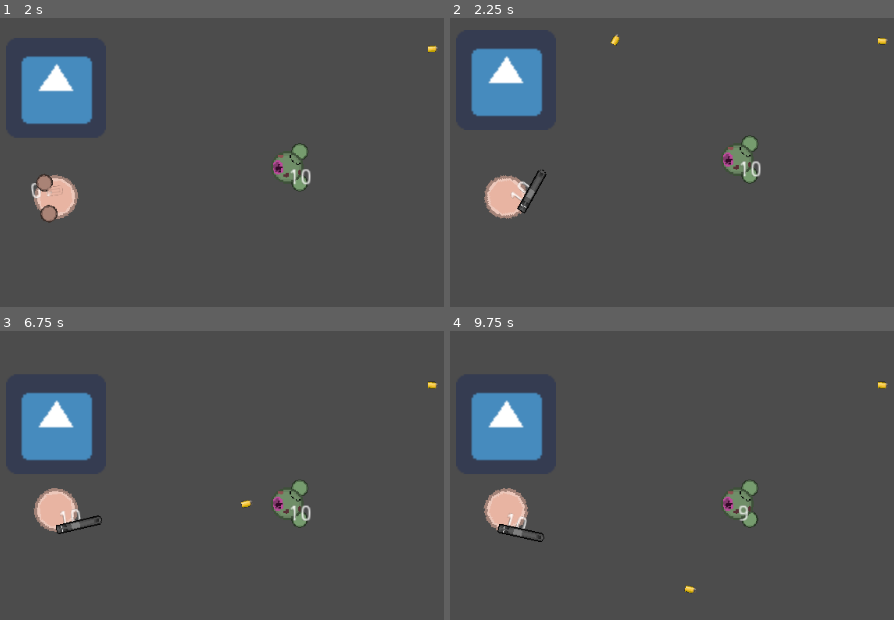
Above: before the commit, frames 1-4 (two rows, left to right).
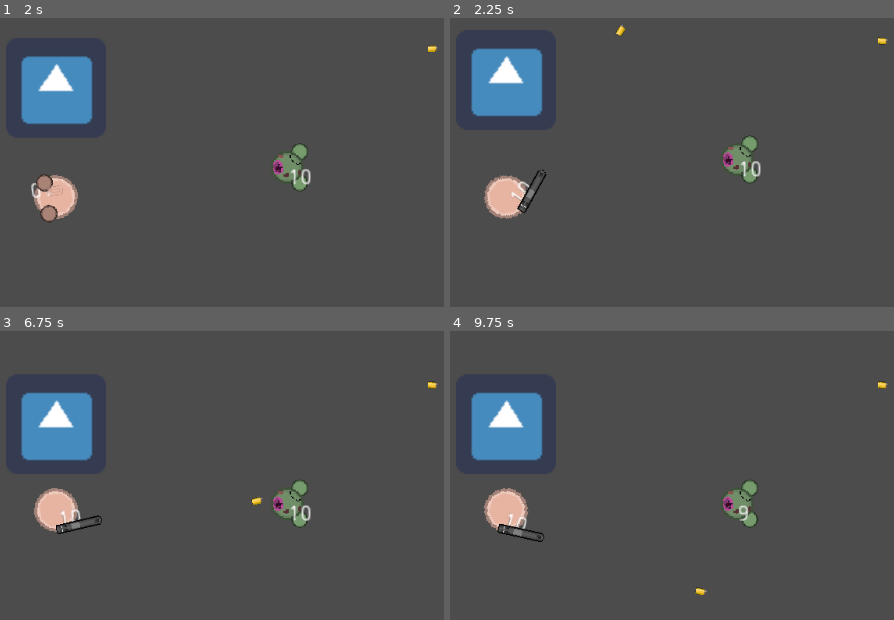
Above: after the commit, the same moments.

Repository: Panda248/Hu-Yang-Yoyale
Game: Godot game, scene res://World.tscn
The game is run twice, just before and just after one commit, with the same random seed, the same clock (stepped at 60 frames per second) and the same inputs. The engine's default icon, where the game draws it, is replaced by a stand-in: a white triangle on a blue panel in a dark square.
Inputs (mouse positions are in pixels of both pictures, inside the frame that each line leads up to):
- Up to frame 1 (2 s): tap Enter at 0.5 s; move the mouse to (230, 174) at 0.52 s; hold E (game_switch_weapon_right) 0.53-1.28 s; click (230, 174) at 0.6 s; tap Space at 1.25 s; move the mouse to (outside the picture) at 1.27 s; hold Down (ui_down) from 1.28 s (still down); right-click (outside the picture) at 1.35 s
- Up to frame 2 (2.25 s): move the mouse to (587, 93) at 2.02 s; release Down (ui_down) at 2.03 s; hold E (game_switch_weapon_right) from 2.03 s (still down); click (587, 93) at 2.1 s
- Up to frame 3 (6.75 s): tap Enter at 2.75, 5 s; move the mouse to (17, 602) at 2.77 s; release E (game_switch_weapon_right) at 2.78 s; hold Up (ui_up) 2.78-3.53 s; right-click (17, 602) at 2.85 s; move the mouse to (297, 579) at 3.52 s; hold Q (game_switch_weapon_left) 3.53-5.03 s; click (297, 579) at 3.6 s; tap Space at 4.25, 6.5 s; move the mouse to (outside the picture) at 4.27 s; right-click (outside the picture) at 4.35 s; move the mouse to (97, 510) at 5.02 s; hold Down (ui_down) 5.03-5.78 s; click (97, 510) at 5.1 s; move the mouse to (outside the picture) at 5.77 s; hold E (game_switch_weapon_right) 5.78-6.53 s; right-click (outside the picture) at 5.85 s; move the mouse to (230, 487) at 6.52 s; hold Up (ui_up) from 6.53 s (still down); click (230, 487) at 6.6 s
- Up to frame 4 (9.75 s): move the mouse to (outside the picture) at 7.27 s; release Up (ui_up) at 7.28 s; hold E (game_switch_weapon_right) 7.28-8.03 s; right-click (outside the picture) at 7.35 s; move the mouse to (587, 406) at 8.02 s; hold Down (ui_down) 8.03-8.78 s; click (587, 406) at 8.1 s; move the mouse to (467, 602) at 8.77 s; hold Q (game_switch_weapon_left) 8.78-9.53 s; right-click (467, 602) at 8.85 s; move the mouse to (747, 579) at 9.52 s; hold Up (ui_up) from 9.53 s (still down); click (747, 579) at 9.6 s

Frame 1 is identical in both runs. In frame 2, 0.1% of the frame differs, in the area x 36-40%, y 2-10%; in frame 3, 0.1%, in the area x 54-60%, y 57-62%; in frame 4, 0.1%.

Commit message:
bullets shoot out barrel end

Diff:
--- a/Pistol.tscn
+++ b/Pistol.tscn
@@ -13,8 +13,4 @@
 Bullet = ExtResource( 3 )
 
 [node name="BarrelEnd" type="Position2D" parent="."]
-position = Vector2( 26, 0 )
-
-[node name="Label" type="Label" parent="."]
-margin_right = 40.0
-margin_bottom = 14.0
+position = Vector2( 40, 0 )
